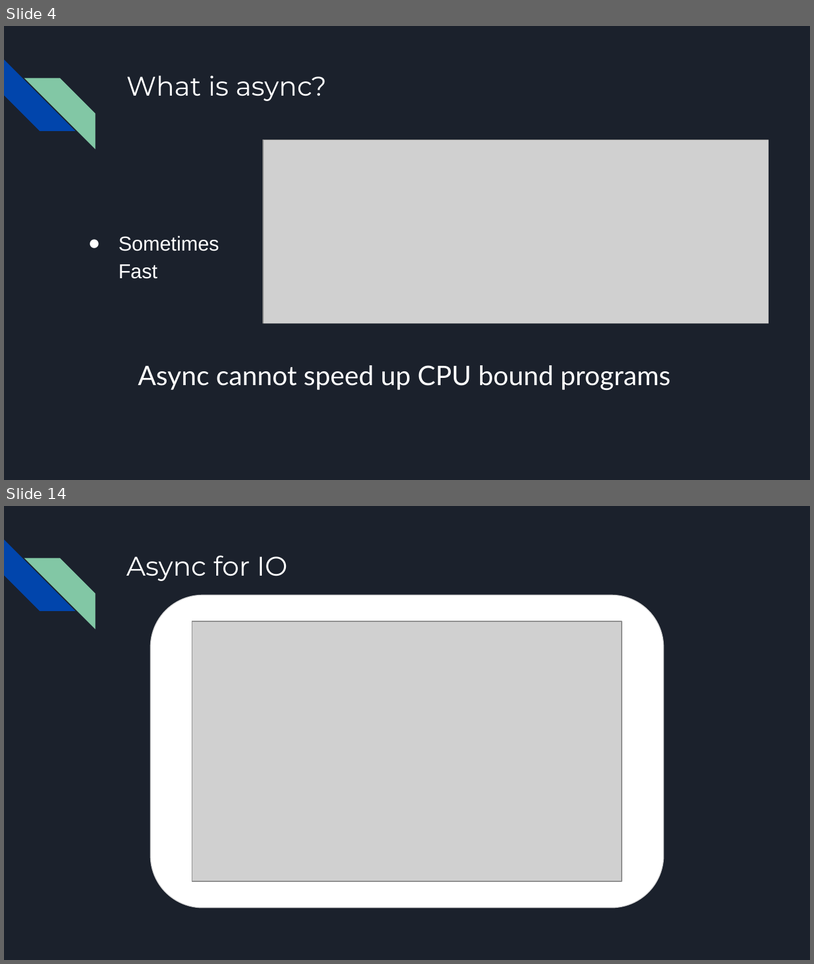
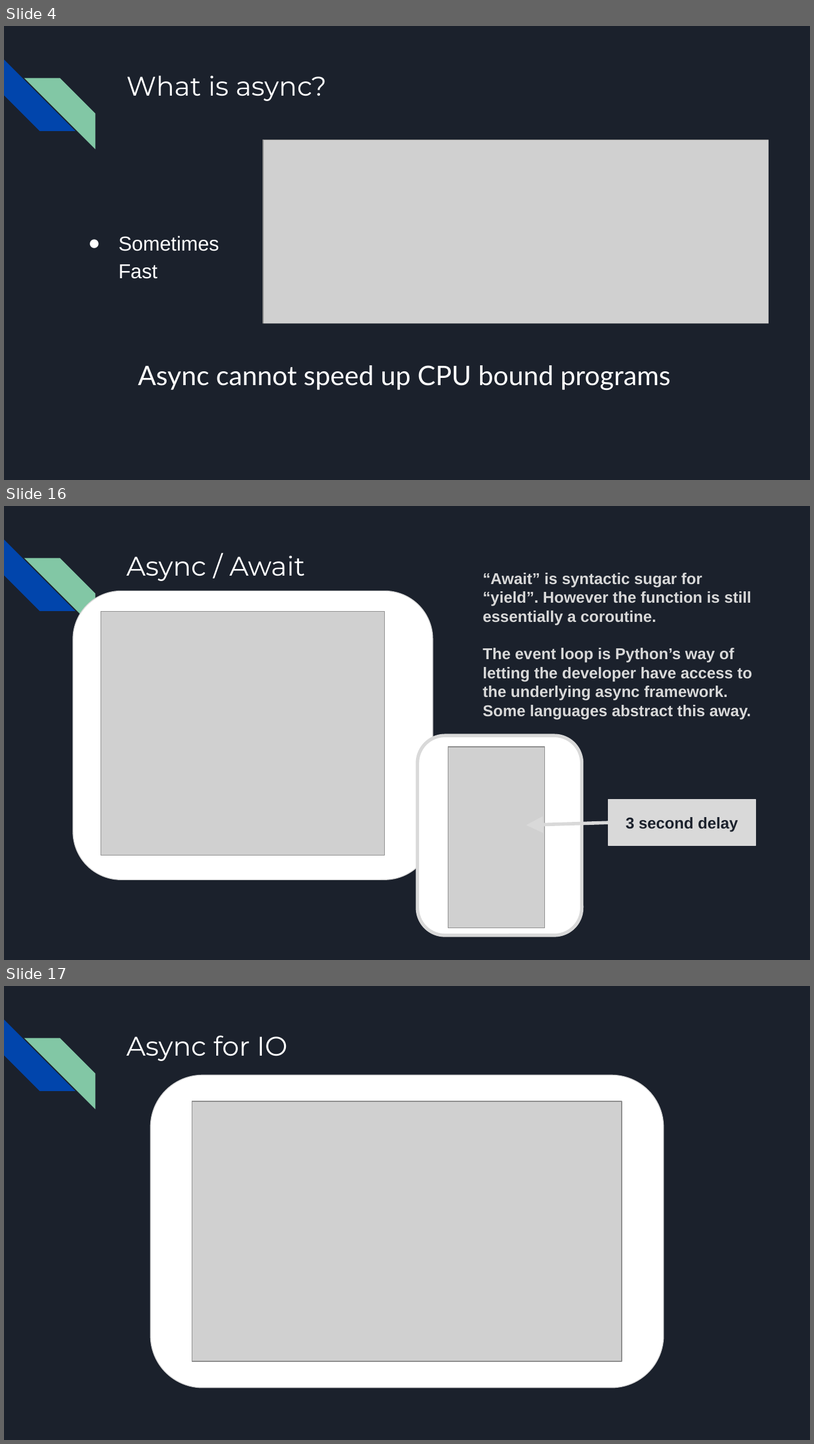
Before and after one commit to tylerjohnhaden/AsyncPresentation, a slide deck: AsyncPresentation.pptx. Shown one above the other, each under a label of ours: slides 4 and 14 before the commit, slides 4, 16 and 17 after it; the slides between them are not shown. The pictures are 814x964 and 814x1444 pixels, drawn with LibreOffice and Linux fonts; fonts in the diff are those of the drawing; grey boxes stand for pictures. Boxes give left, top, right and bottom in pixels: in the first picture for what was removed or moved away, otherwise in the second. Text is boxed around its words. In the diff, an @@ line names an element or a change of style, - is before the commit and + after.

```diff
--- a/AsyncPresentation.pptx
+++ b/AsyncPresentation.pptx
@@ slide 16 added at (4, 506, 810, 960), background #1B212C; not listed: 2 template elements that a slide beside it also shows @@
@@ title added at (126, 555, 305, 581), 24 pt, text #FFFFFF @@
+Async / Await
@@ text added at (483, 573, 753, 719), 14 pt, text #D9D9D9, bold @@
+“Await” is syntactic sugar for “yield”. However the function is still essentially a coroutine.
+The event loop is Python’s way of letting the developer have access to the underlying async framework. Some languages abstract this away.
@@ rounded rectangle added at (74, 591, 433, 879), fill #FFFFFF, outline #D9D9D9 0.75 pt @@
@@ picture added at (101, 611, 384, 855) @@
@@ rounded rectangle added at (417, 735, 582, 934), fill #FFFFFF, outline #D9D9D9 3 pt @@
@@ picture added at (449, 747, 545, 927) @@
@@ rectangle added at (609, 799, 756, 846), fill #D9D9D9, outline #D9D9D9 0.75 pt, 14 pt, text #1B212C, bold @@
+3 second delay
@@ arrow added from (609, 822) to (527, 825), #D9D9D9 3 pt @@
@@ what was slide 14 is now slide 17 @@
```
Also in this commit, not shown: 3 slides changed, 13 other slides added, 10 slides removed.
